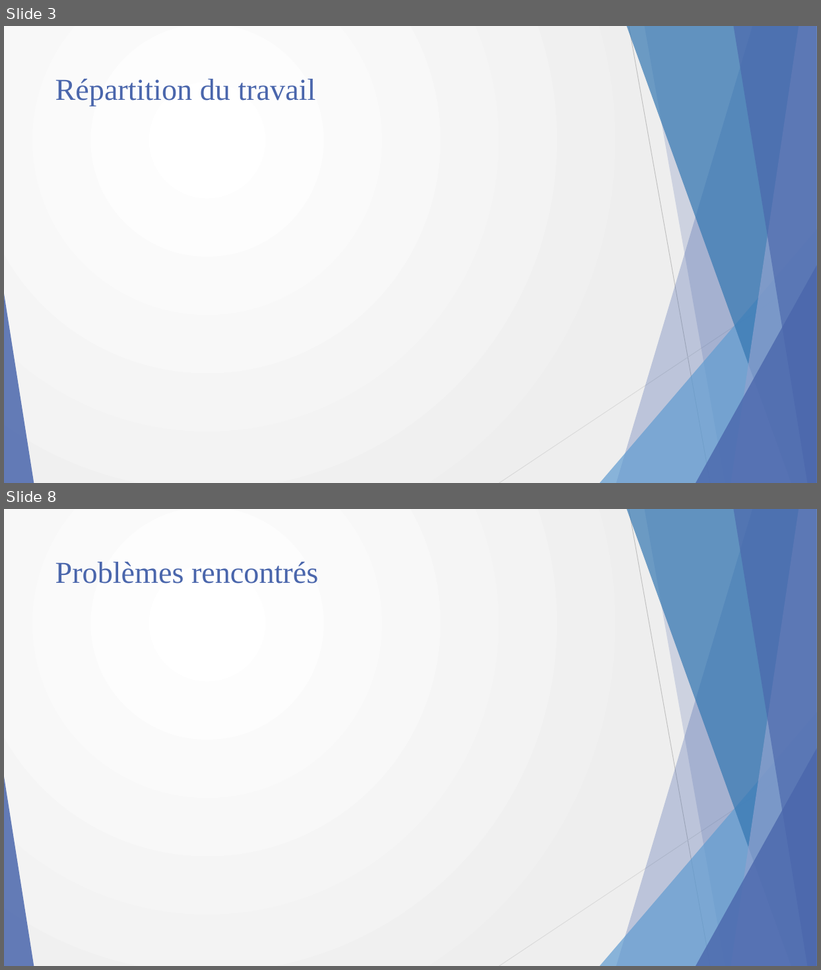
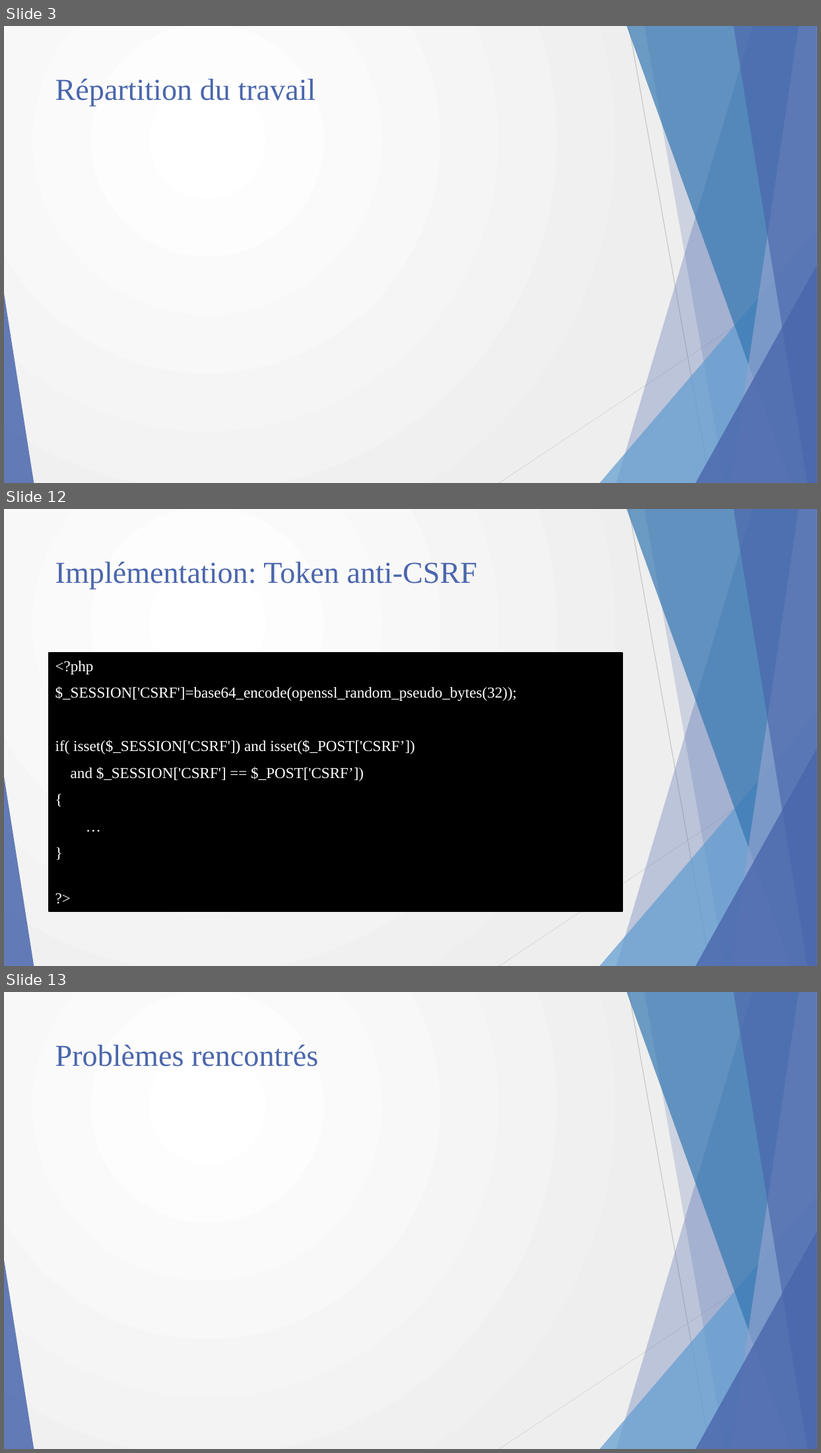
Before and after one commit to DDejviDD/STI-Project2, a slide deck: presentation.pptx. Shown one above the other, each under a label of ours: slides 3 and 8 before the commit, slides 3, 12 and 13 after it; the slides between them are not shown. The pictures are 821x970 and 821x1453 pixels, drawn with LibreOffice and Linux fonts; fonts in the diff are those of the drawing. Boxes give left, top, right and bottom in pixels: in the first picture for what was removed or moved away, otherwise in the second. Text is boxed around its words. In the diff, an @@ line names an element or a change of style, - is before the commit and + after.

```diff
--- a/presentation.pptx
+++ b/presentation.pptx
@@ slide 12 added at (x1=4, y1=509, x2=817, y2=966), background gradient #FFFFFF to #EEEEEE; not listed: 10 template elements that a slide beside it also shows @@
@@ title added at (x1=55, y1=562, x2=477, y2=589), 36 pt, text #4A66AC @@
+Implémentation: Token anti-CSRF
@@ text added at (x1=49, y1=653, x2=622, y2=912), fill #000000, outline #000000 1.5 pt, 18 pt, text #FFFFFF @@
+<?php
+$_SESSION['CSRF']=base64_encode(openssl_random_pseudo_bytes(32));
+if( isset($_SESSION['CSRF']) and isset($_POST['CSRF’])
+and $_SESSION['CSRF'] == $_POST['CSRF’])
+{
+…
+}
+?>
@@ what was slide 8 is now slide 13 @@
```
Also in this commit, not shown: 3 slides changed, 5 other slides added, 1 slide removed, 1 other file.
